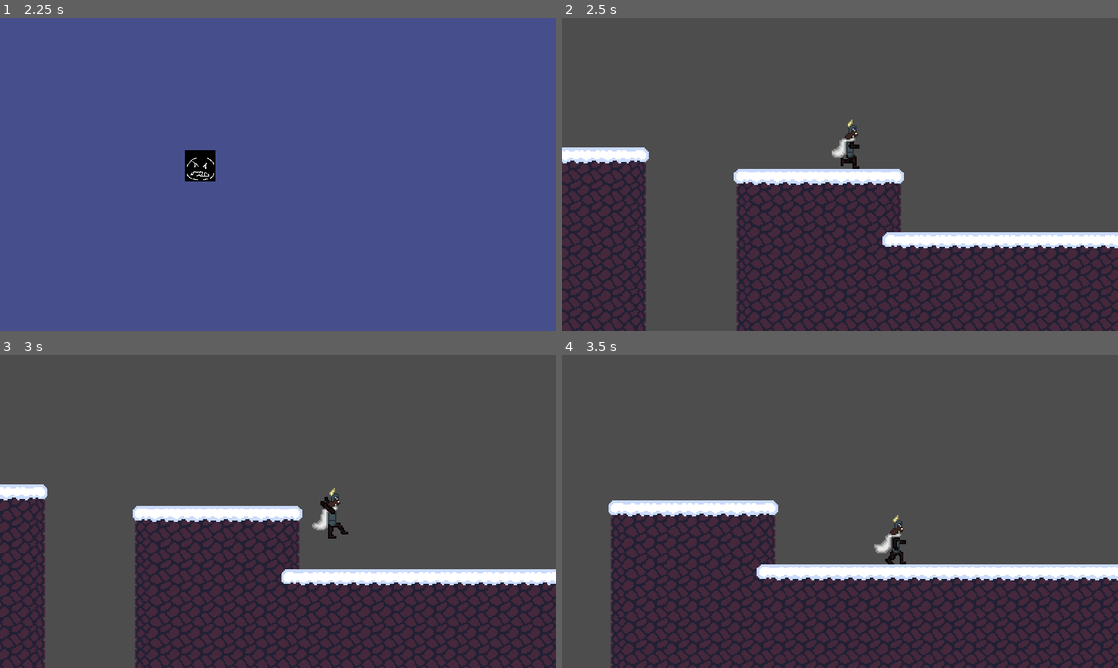
Above: before the commit, frames 1-4 (two rows, left to right).
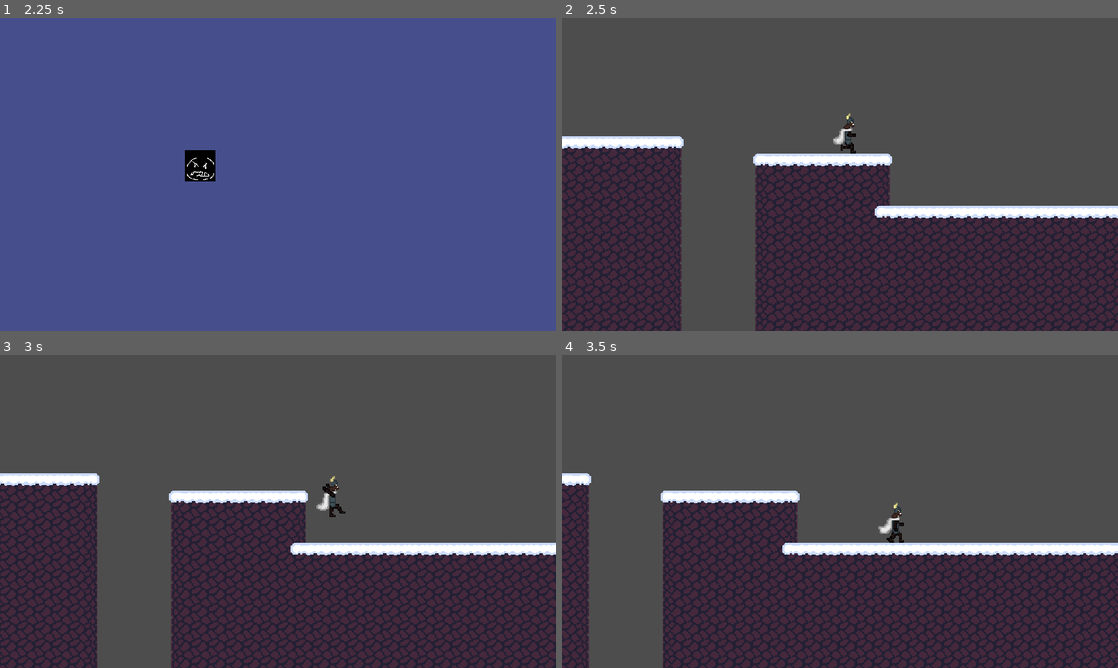
Above: after the commit, the same moments.

Repository: Tooffeer/1st-Semester-Creative-Project
Game: Godot game, scene res://Scenes/Main/main.tscn
The game is run twice, just before and just after one commit, with the same random seed, the same clock (stepped at 60 frames per second) and the same inputs.
Inputs:
- Up to frame 1 (2.25 s): click "Start" at 0.5 s; click "Start" at 1.25 s; tap Enter (ui_accept) at 2 s; hold D (right) from 2.03 s (still down)
- Up to frame 2 (2.5 s): keep holding D (right); tap Space (jump) at 2.27 s
- Up to frame 3 (3 s): keep holding D (right)
- Up to frame 4 (3.5 s): keep holding D (right); tap Space (jump) at 3.02 s

Frame 1 is identical in both runs. In frame 2, 30% of the frame differs, in the area x 0-100%, y 30-100%; in frame 3, 32%, in the area x 0-100%, y 37-100%; in frame 4, 31%.

Commit message:
Singleton script

Diff:
--- a/1st Semester Creative Project/Scenes/Game/Levels/Level_1/level_1.gd
+++ b/1st Semester Creative Project/Scenes/Game/Levels/Level_1/level_1.gd
@@ -1,10 +1,12 @@
 extends Node2D
 
+@onready var autoLoader = $"/root/Global"
 @onready var spawner = $Spawners/Spawner
 
 # Called when the node enters the scene tree for the first time.
 func _ready():
-	pass
+	autoLoader.emit_signal("loadPLayer", spawner.global_position)
+
 # Called every frame. 'delta' is the elapsed time since the previous frame.
 func _process(delta):
 	pass
--- a/1st Semester Creative Project/Scenes/Game/Player2D/player.gd
+++ b/1st Semester Creative Project/Scenes/Game/Player2D/player.gd
@@ -3,8 +3,7 @@
 @onready var sprite = $AnimatedSprite2D
 
 # Health variables
-signal playerHealthChanged(amount : float)
-var playerHealth : float = 4
+var playerHealth : float = 0
 var MAXplayerHealth : float = 3
 
 # Running variables
@@ -31,9 +30,7 @@
 var currentState = states[0]
 
 func _ready():
-	# When player scene is created
 	playerHealth = MAXplayerHealth
-
 
 # Called every frame. 'delta' is the elapsed time since the previous frame.
 func _physics_process(delta):
@@ -142,4 +139,4 @@
 
 func die():
 	# Removes the player scene
-	queue_free()
+	pass
--- a/1st Semester Creative Project/Scenes/Game/Player2D/player.tscn
+++ b/1st Semester Creative Project/Scenes/Game/Player2D/player.tscn
@@ -177,3 +177,9 @@
 sprite_frames = SubResource("SpriteFrames_inid1")
 animation = &"Wallslide"
 frame_progress = 0.272737
+
+[node name="Camera2D" type="Camera2D" parent="."]
+zoom = Vector2(2.25, 2.25)
+drag_horizontal_enabled = true
+drag_vertical_enabled = true
+drag_top_margin = 0.35
--- a/1st Semester Creative Project/Scenes/Game/game.gd
+++ b/1st Semester Creative Project/Scenes/Game/game.gd
@@ -1,27 +1,11 @@
 extends Node2D
 
-var player = preload("res://Scenes/Game/Player2D/player.tscn").instantiate()
-@onready var camera_anchor = $CameraAnchor
-
-signal playerDead
+@onready var autoLoader = $"/root/Global"
 
 # Called when the node enters the scene tree for the first time.
 func _ready():
-	connect("playerDead", spawnPlayer)
-	self.emit_signal("playerDead")
+	pass
 
 # Called every frame. 'delta' is the elapsed time since the previous frame.
 func _process(delta):
-	#var test = get_node("/root/Global")
-	#test.emit_signal("playerDead")
-	cameraPosition()
 	pass
-
-func spawnPlayer():
-	self.add_child(player)
-	player.position = Vector2(0, -399)
-	camera_anchor.position = player.position
-
-func cameraPosition():
-	if player.is_inside_tree():
-		camera_anchor.position = player.position
--- a/1st Semester Creative Project/Scenes/Game/game.tscn
+++ b/1st Semester Creative Project/Scenes/Game/game.tscn
@@ -4,12 +4,3 @@
 
 [node name="Game" type="Node2D"]
 script = ExtResource("1_4barx")
-
-[node name="CameraAnchor" type="Node2D" parent="."]
-
-[node name="Camera2D" type="Camera2D" parent="CameraAnchor"]
-zoom = Vector2(2.75, 2.75)
-rotation_smoothing_enabled = true
-drag_horizontal_enabled = true
-drag_vertical_enabled = true
-drag_top_margin = 0.3
--- a/1st Semester Creative Project/global.gd
+++ b/1st Semester Creative Project/global.gd
@@ -1 +1,13 @@
 extends Node
+class_name Singleton
+
+signal loadPLayer(position)
+
+var player = preload("res://Scenes/Game/Player2D/player.tscn").instantiate()
+
+func _ready():
+	connect("loadPLayer", spawnPlayer)
+
+func spawnPlayer(position):
+	self.add_child(player)
+	player.position = position
